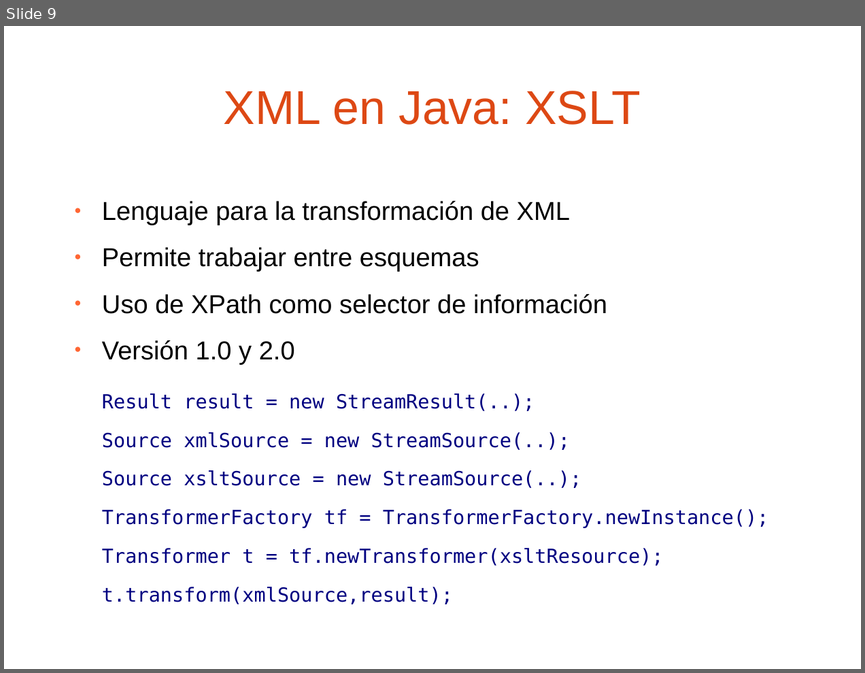
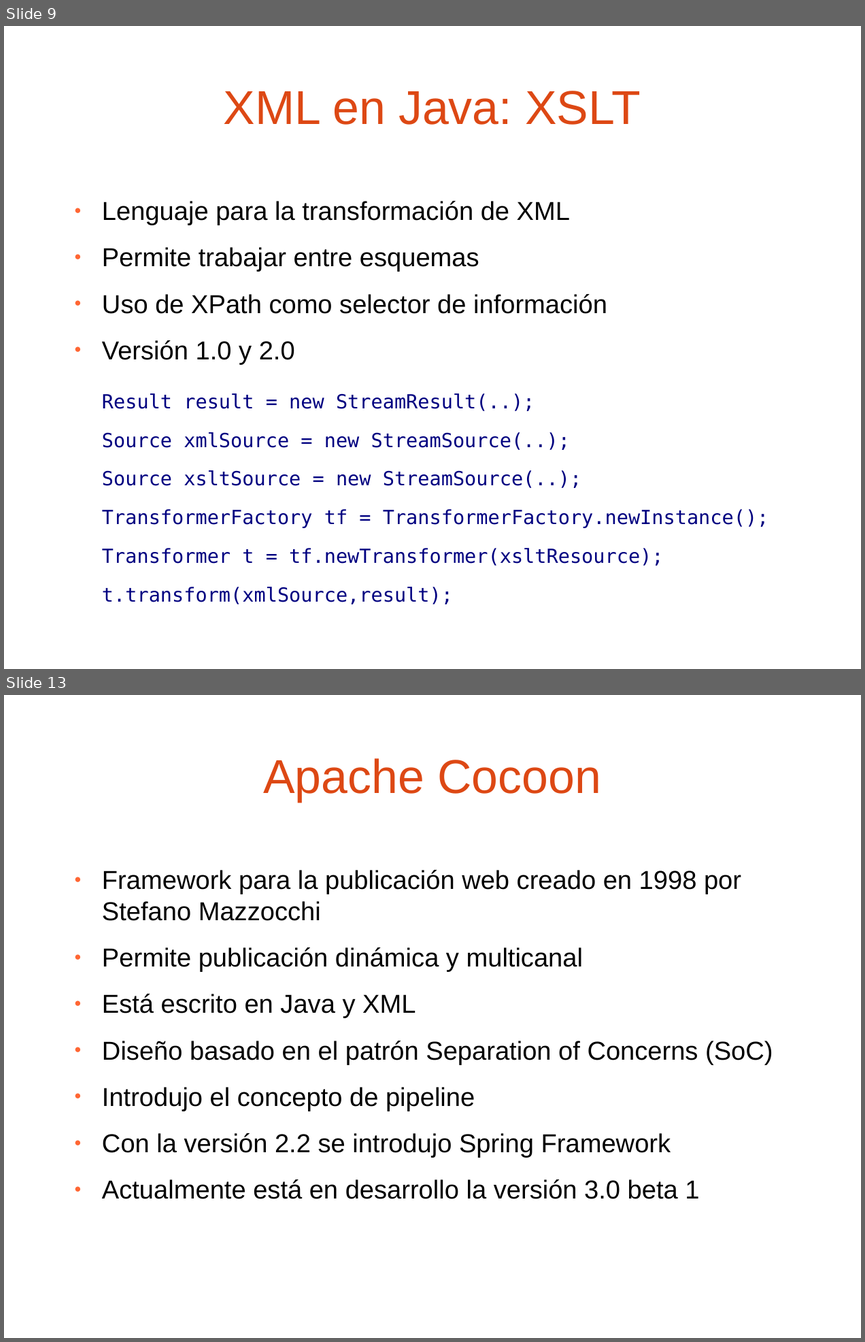
Before and after one commit to jpuerto/barcampes2012-cocoon, a slide deck: presentacion/Procesamiento de XML con Apache Cocoon 3.0.odp. Shown one above the other, each under a label of ours: slide 9 before the commit, slides 9 and 13 after it; the slides between them are not shown. The pictures are 865x673 and 865x1342 pixels, drawn with LibreOffice and Linux fonts; fonts in the diff are those of the drawing; background and template pictures are left out. Boxes give left, top, right and bottom in pixels: in the first picture for what was removed or moved away, otherwise in the second. Text is boxed around its words. In the diff, an @@ line names an element or a change of style, - is before the commit and + after.

```diff
--- a/presentacion/Procesamiento de XML con Apache Cocoon 3.0.odp
+++ b/presentacion/Procesamiento de XML con Apache Cocoon 3.0.odp
@@ slide 13 added at (4,695,861,1338), background picture (left out) @@
@@ title added at (263,758,601,802), 44 pt, text #DD4814 @@
+Apache Cocoon
@@ text added at (102,870,772,1199), 24 pt, text #000000 @@
+● Framework para la publicación web creado en 1998 por Stefano Mazzocchi
+● Permite publicación dinámica y multicanal
+● Está escrito en Java y XML
+● Diseño basado en el patrón Separation of Concerns (SoC)
+● Introdujo el concepto de pipeline
+● Con la versión 2.2 se introdujo Spring Framework
+● Actualmente está en desarrollo la versión 3.0 beta 1
```
Also in this commit, not shown: 5 slides changed, 12 other slides added.
